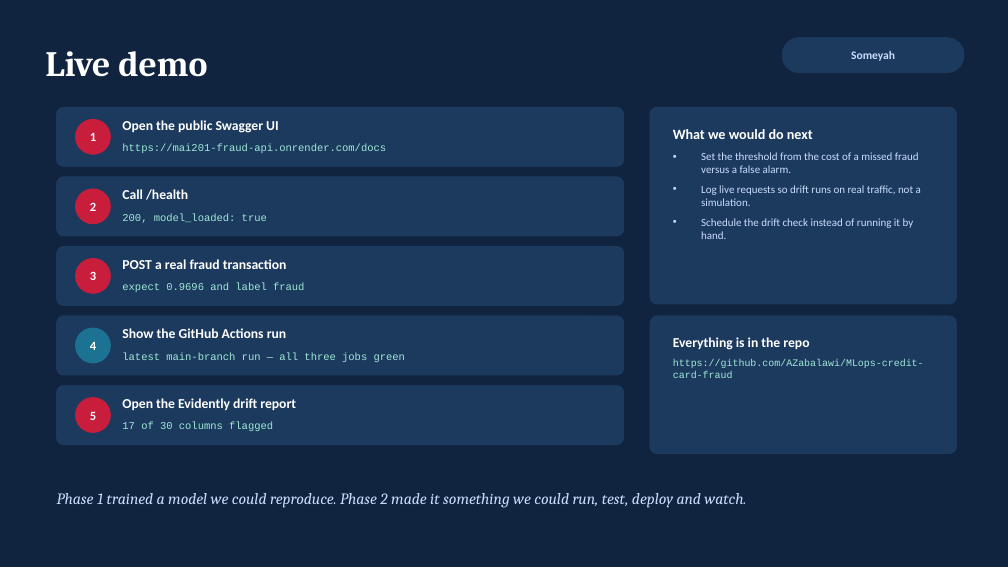
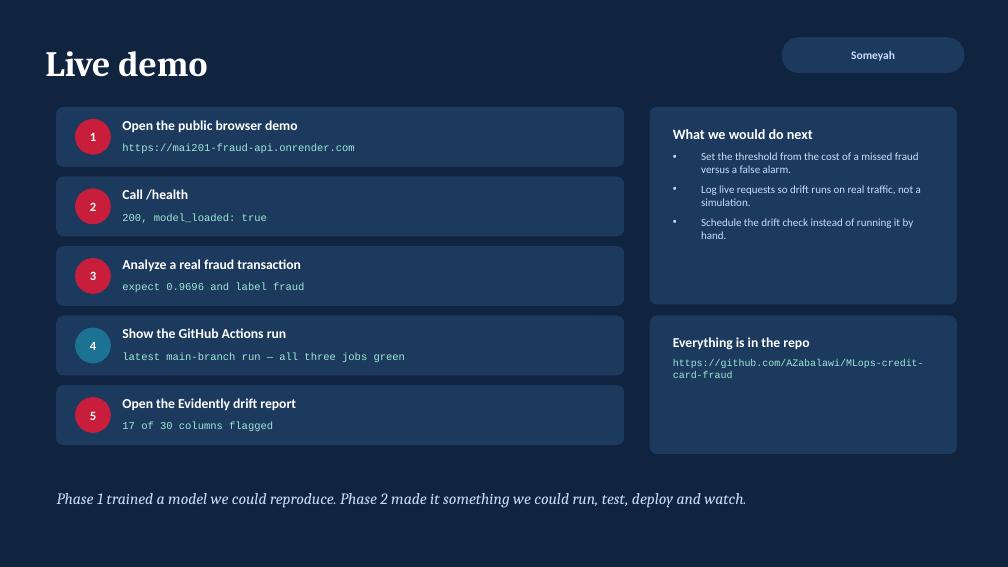
Before and after one commit to AZabalawi/MLops-credit-card-fraud, a slide deck: slide 10 of presentation/MAI201_Phase2_Final_Presentation.pptx. Drawn at 1008x567 pixels with LibreOffice and Linux fonts; fonts in the diff are those of the drawing. Boxes give left, top, right and bottom in pixels: in the first picture for what was removed or moved away, otherwise in the second. Text is boxed around its words. In the diff, an @@ line names an element or a change of style, - is before the commit and + after.

Commit message:
Add live demo UI and finalize Phase 2 submission

```diff
--- a/presentation/MAI201_Phase2_Final_Presentation.pptx
+++ b/presentation/MAI201_Phase2_Final_Presentation.pptx
@@ text at bbox=[122, 144, 354, 153]: text changed @@
-https://mai201-fraud-api.onrender.com/docs
+https://mai201-fraud-api.onrender.com
@@ text at bbox=[122, 120, 298, 132]: text changed @@
-Open the public Swagger UI
+Open the public browser demo
@@ text at bbox=[122, 259, 301, 271]: text changed @@
-POST a real fraud transaction
+Analyze a real fraud transaction
```
Also in this commit, not shown: 2 other slides changed, 11 other files.
